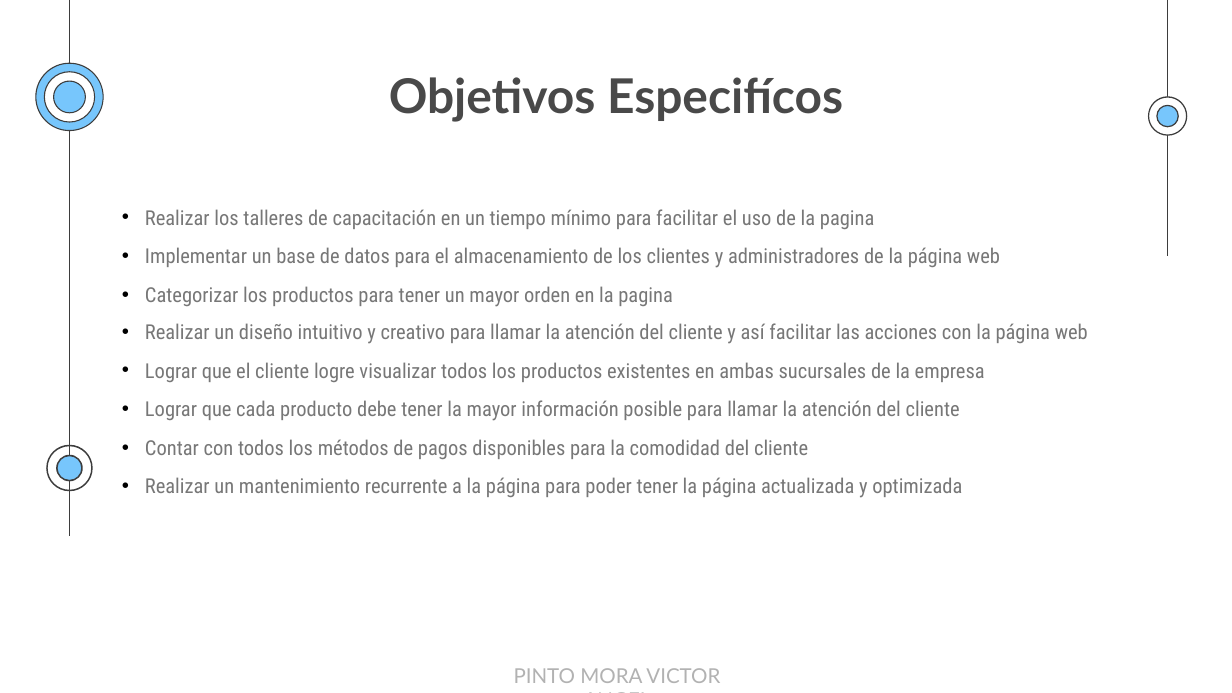
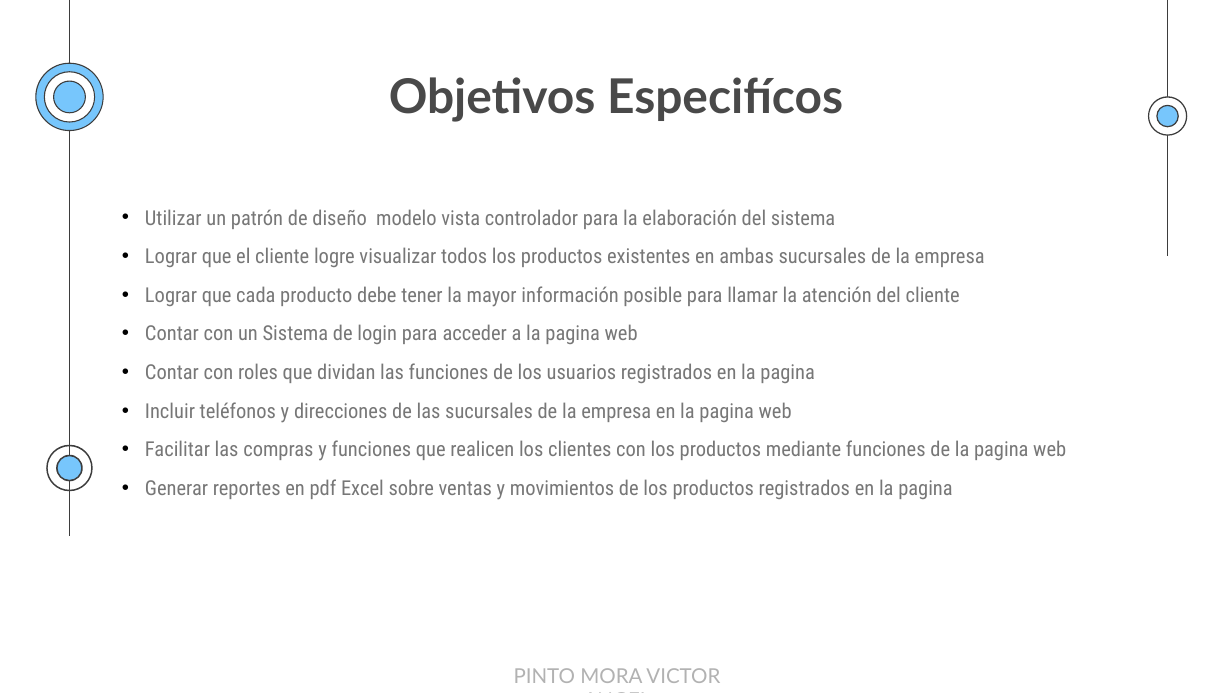
Before and after one commit to EgCooper/Mxt-Technology, a slide deck: slide 12 of Documentacion/Mxt-Technology Presentacion.pptx (slide 10 before the commit). Drawn at 1232x693 pixels with LibreOffice and Linux fonts; fonts in the diff are those of the drawing. Boxes give left, top, right and bottom in pixels: in the first picture for what was removed or moved away, otherwise in the second. Text is boxed around its words. In the diff, an @@ line names an element or a change of style, - is before the commit and + after.

```diff
--- a/Documentacion/Mxt-Technology Presentacion.pptx
+++ b/Documentacion/Mxt-Technology Presentacion.pptx
@@ text at <box>145,209,835,229</box>: text changed @@
-• Realizar los talleres de capacitación en un tiempo mínimo para facilitar el uso de la pagina
-• Implementar un base de datos para el almacenamiento de los clientes y administradores de la página web
-• Categorizar los productos para tener un mayor orden en la pagina
-• Realizar un diseño intuitivo y creativo para llamar la atención del cliente y así facilitar las acciones con la página web
+• Utilizar un patrón de diseño modelo vista controlador para la elaboración del sistema
@@ text at <box>145,324,1066,500</box>: text changed @@
-• Contar con todos los métodos de pagos disponibles para la comodidad del cliente
-• Realizar un mantenimiento recurrente a la página para poder tener la página actualizada y optimizada
+• Contar con un Sistema de login para acceder a la pagina web
+• Contar con roles que dividan las funciones de los usuarios registrados en la pagina
+• Incluir teléfonos y direcciones de las sucursales de la empresa en la pagina web
+• Facilitar las compras y funciones que realicen los clientes con los productos mediante funciones de la pagina web
+• Generar reportes en pdf Excel sobre ventas y movimientos de los productos registrados en la pagina
```
Also in this commit, not shown: 1 other slide changed, 2 slides added.
